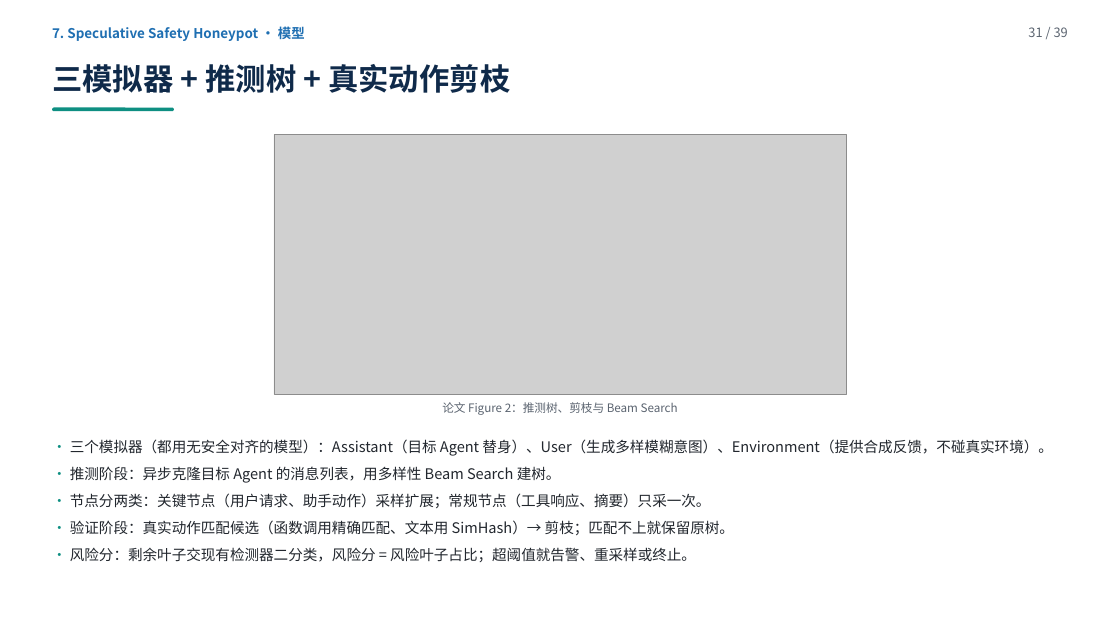
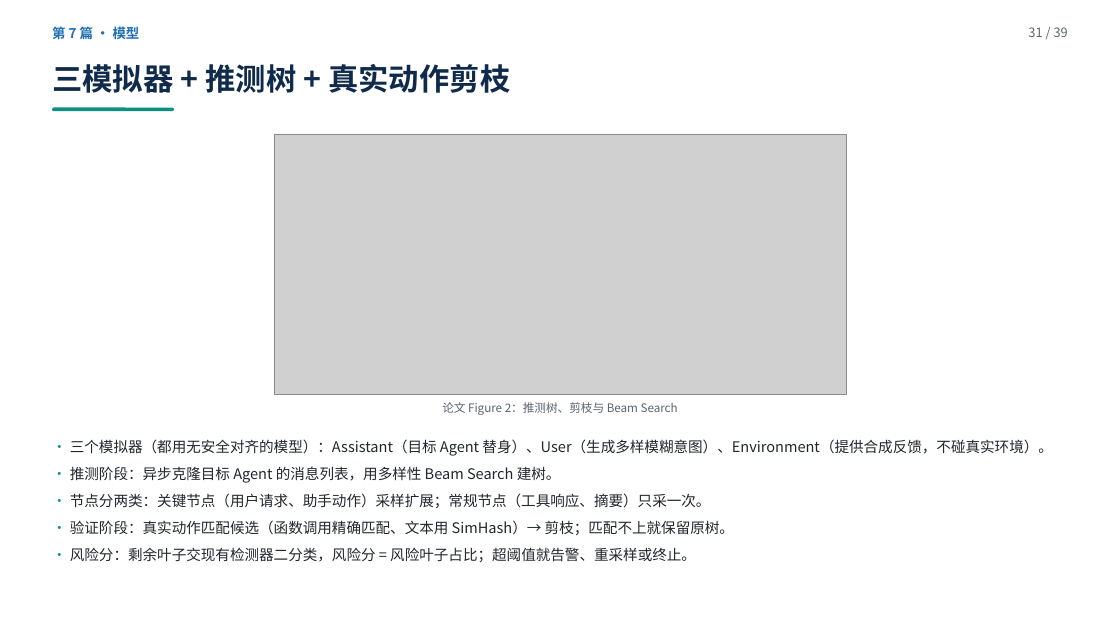
Before and after one commit to yiiiiiii1/multi-agent-remote-sensing, a slide deck: slide 31 of 阶段2-卫星多智能体防御/presentations/卫星多智能体安全调研汇报.pptx. Drawn at 1120x630 pixels with LibreOffice and Linux fonts; fonts in the diff are those of the drawing; grey boxes stand for pictures. Boxes give left, top, right and bottom in pixels: in the first picture for what was removed or moved away, otherwise in the second. Text is boxed around its words. In the diff, an @@ line names an element or a change of style, - is before the commit and + after.

```diff
--- a/阶段2-卫星多智能体防御/presentations/卫星多智能体安全调研汇报.pptx
+++ b/阶段2-卫星多智能体防御/presentations/卫星多智能体安全调研汇报.pptx
@@ text at <box>52,24,140,42</box>: text changed @@
-7. Speculative Safety Honeypot · 模型
+第 7 篇 · 模型
```
Also in this commit, not shown: 33 other slides changed, 3 other files.
